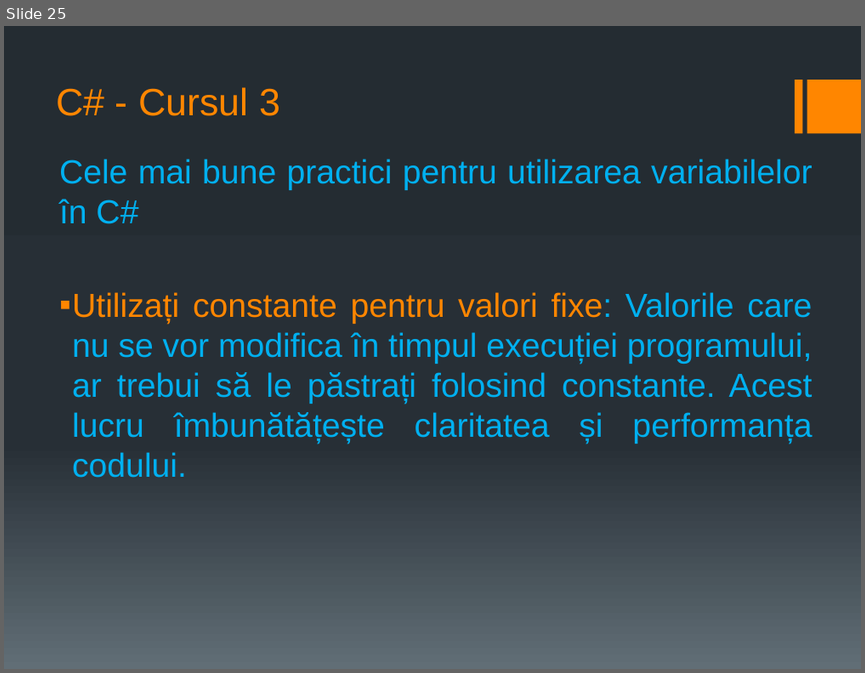
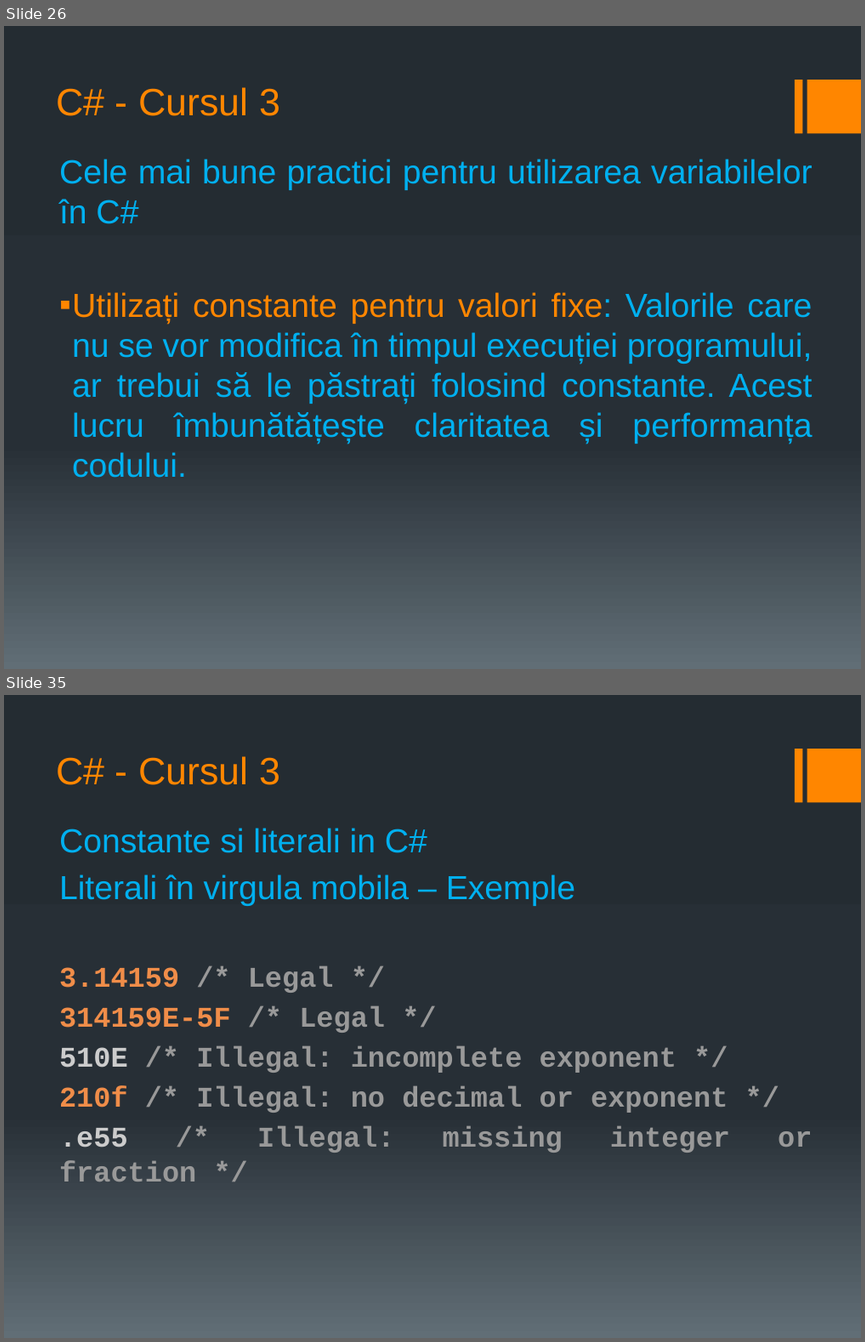
Before and after one commit to PelleRemus/Geoinformatica_Promotia_2025_2028, a slide deck: AlgoritmiSiStructuriDeDate1/Cursuri/cursul 3.pptx. Shown one above the other, each under a label of ours: slide 25 before the commit, slides 26 and 35 after it; the slides between them are not shown. The pictures are 865x673 and 865x1342 pixels, drawn with LibreOffice and Linux fonts; fonts in the diff are those of the drawing. Boxes give left, top, right and bottom in pixels: in the first picture for what was removed or moved away, otherwise in the second. Text is boxed around its words. In the diff, an @@ line names an element or a change of style, - is before the commit and + after.

Commit message:
structuri, enumeratii, constante; algoritmul pentru verificarea daca un numar este prim

```diff
--- a/AlgoritmiSiStructuriDeDate1/Cursuri/cursul 3.pptx
+++ b/AlgoritmiSiStructuriDeDate1/Cursuri/cursul 3.pptx
@@ slide 35 added at (x1=4, y1=695, x2=861, y2=1338), background gradient #242C33 to #273037 to #636D76; not listed: 2 template elements that a slide beside it also shows @@
@@ title added at (x1=56, y1=756, x2=280, y2=785), 32 pt, text #FF8600 @@
+C# - Cursul 3
@@ text added at (x1=59, y1=828, x2=812, y2=1181), 24 pt, text #999999, bold @@
+Constante si literali in C#
+Literali în virgula mobila – Exemple
+3.14159 /* Legal */
+314159E-5F /* Legal */
+510E /* Illegal: incomplete exponent */
+210f /* Illegal: no decimal or exponent */
+.e55 /* Illegal: missing integer or fraction */
@@ what was slide 25 is now slide 26 @@
```
Also in this commit, not shown: 2 slides changed, 22 other slides added, 5 other files.
